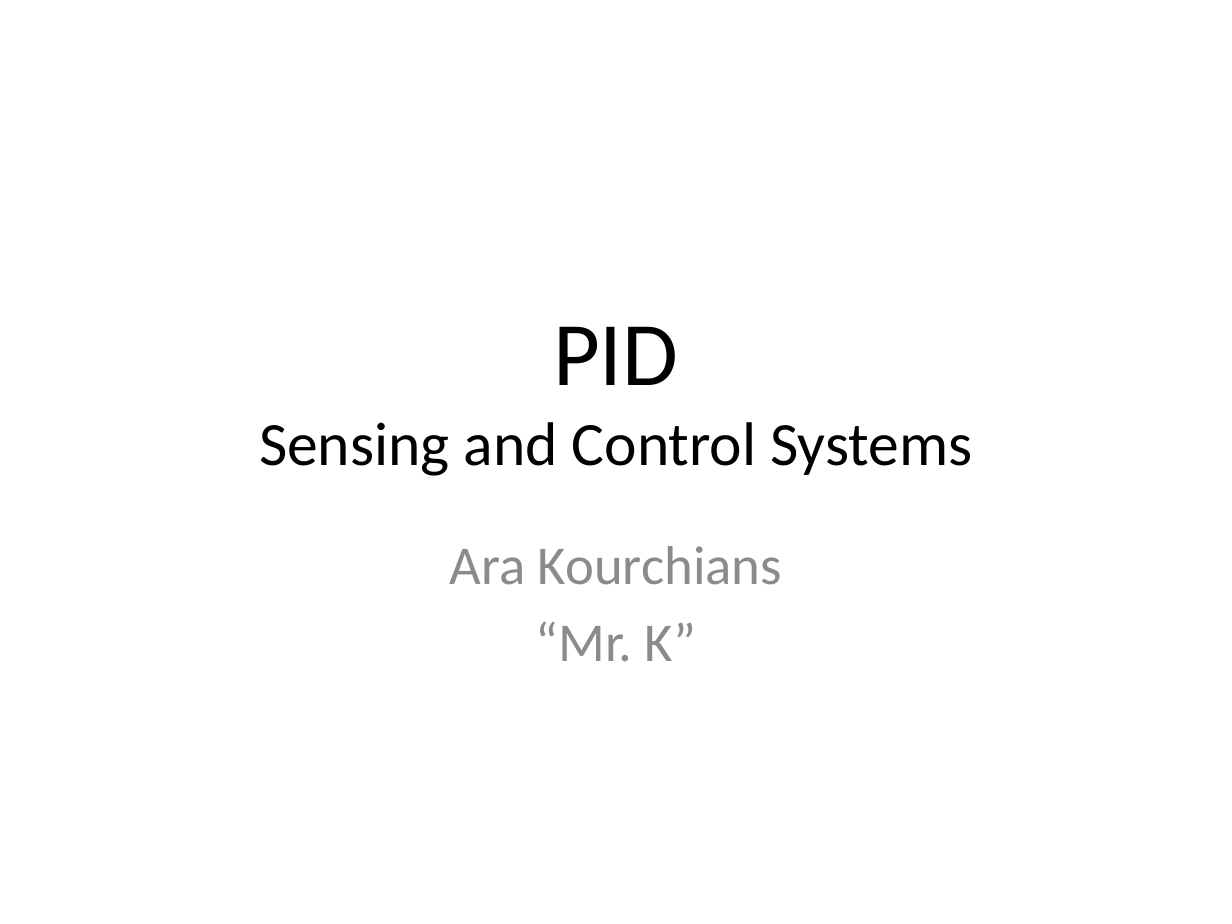
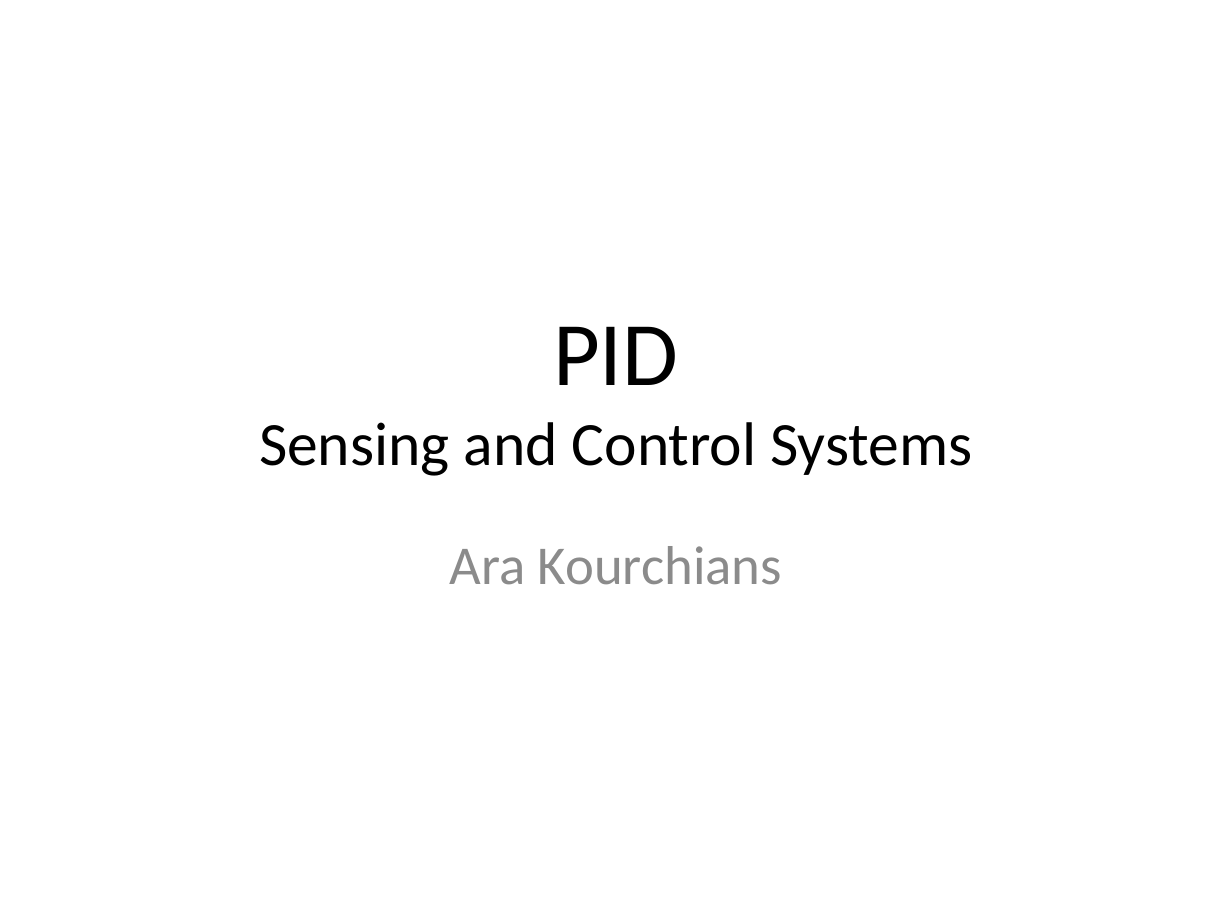
Before and after one commit to arkorobotics/PID, a slide deck: slide 1 of Documents/PID.pptx. Drawn at 1232x924 pixels with LibreOffice and Linux fonts; fonts in the diff are those of the drawing. Boxes give left, top, right and bottom in pixels: in the first picture for what was removed or moved away, otherwise in the second. Text is boxed around its words. In the diff, an @@ line names an element or a change of style, - is before the commit and + after.

```diff
--- a/Documents/PID.pptx
+++ b/Documents/PID.pptx
@@ subtitle at box(535, 622, 696, 662): paragraph removed @@
-“Mr. K”
```
Also in this commit, not shown: 1 other slide changed, 41 slides added, 1 slide removed, 1 other file.
